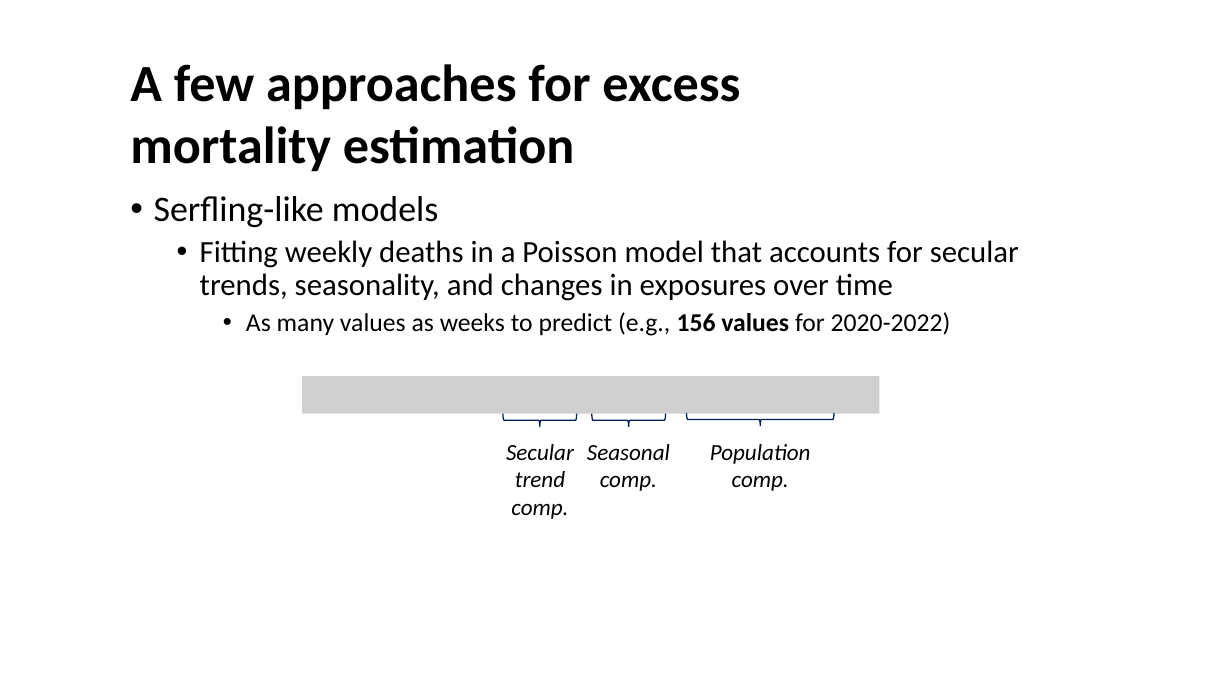
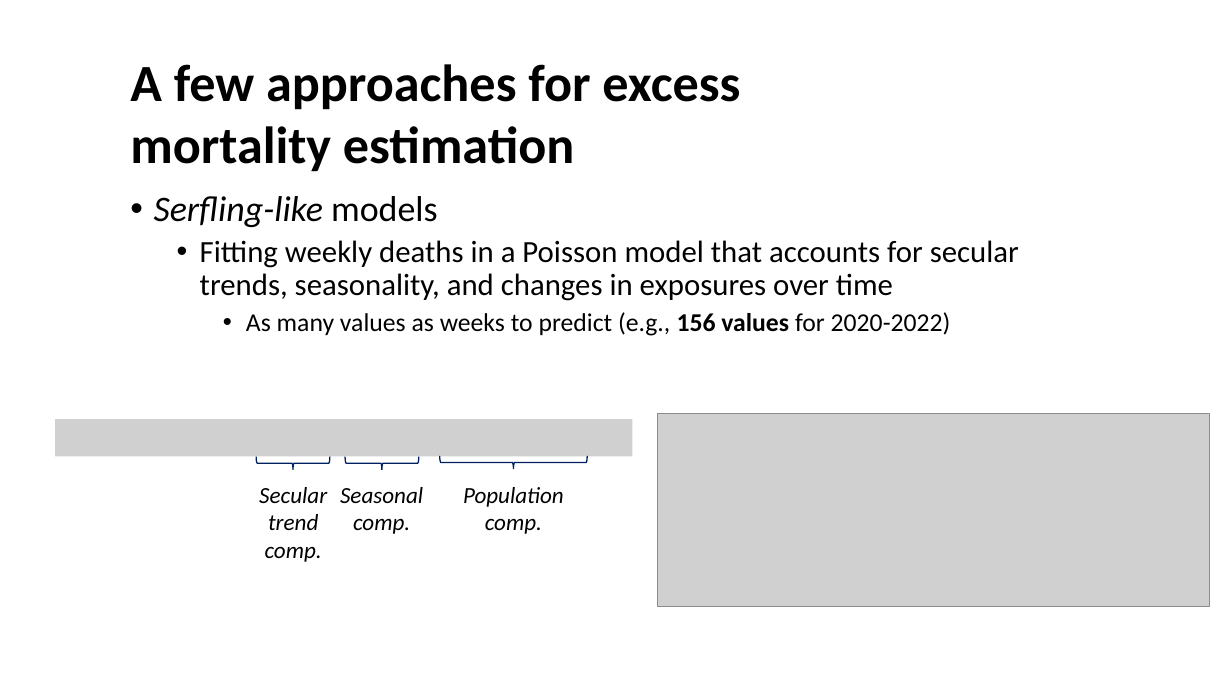
Before and after one commit to kikeacosta/edsd23_apc, a slide deck: slide 9 of slides/04_excess_mortality.pptx (slide 8 before the commit). Drawn at 1232x693 pixels with LibreOffice and Linux fonts; fonts in the diff are those of the drawing; grey boxes stand for pictures. Boxes give left, top, right and bottom in pixels: in the first picture for what was removed or moved away, otherwise in the second. Text is boxed around its words. In the diff, an @@ line names an element or a change of style, - is before the commit and + after.

```diff
--- a/slides/04_excess_mortality.pptx
+++ b/slides/04_excess_mortality.pptx
@@ text at [154,196,438,227]: italic on in "Serfling-like" @@
@@ picture removed at [302,376,880,413] @@
@@ picture added at [657,414,1210,607] @@
@@ picture added at [55,420,633,457] @@
@@ 3 texts, 3 left braces: place and size @@
-3 texts, 3 left braces at [503,413,835,519]
+3 texts, 3 left braces at [256,457,588,562]
```
Also in this commit, not shown: 6 other slides changed, 1 slide added, 10 other files.
